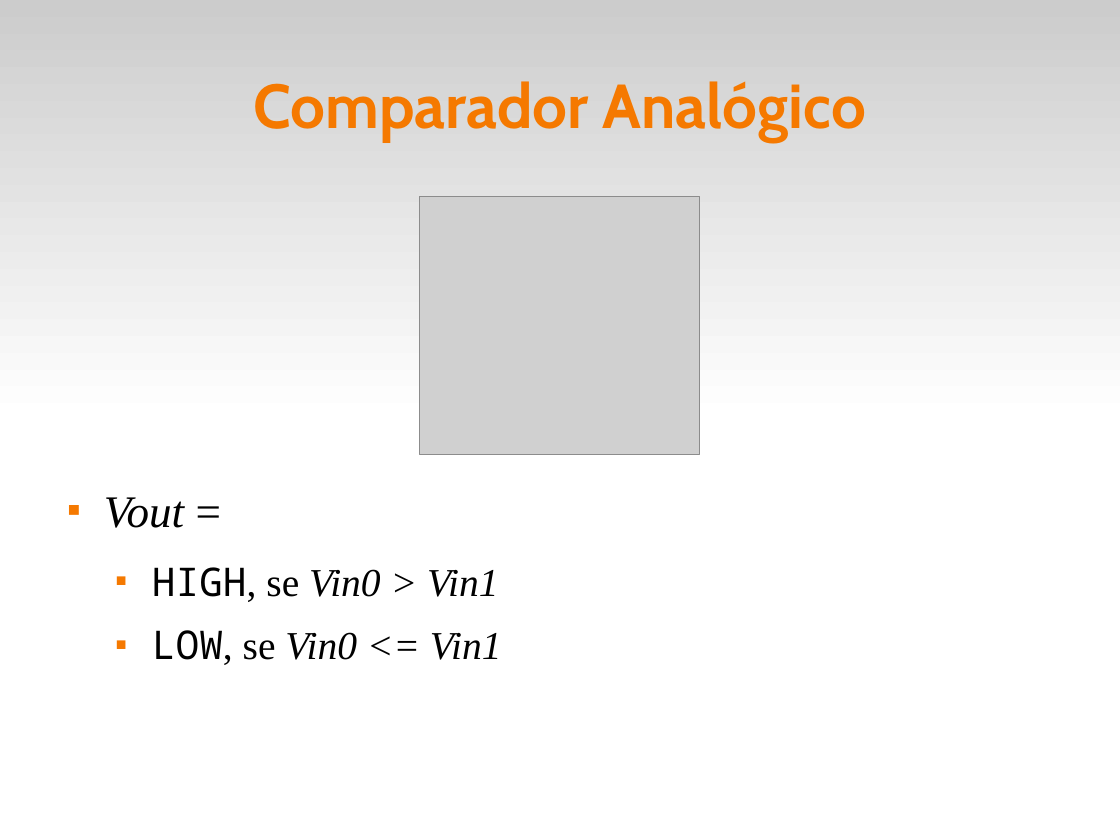
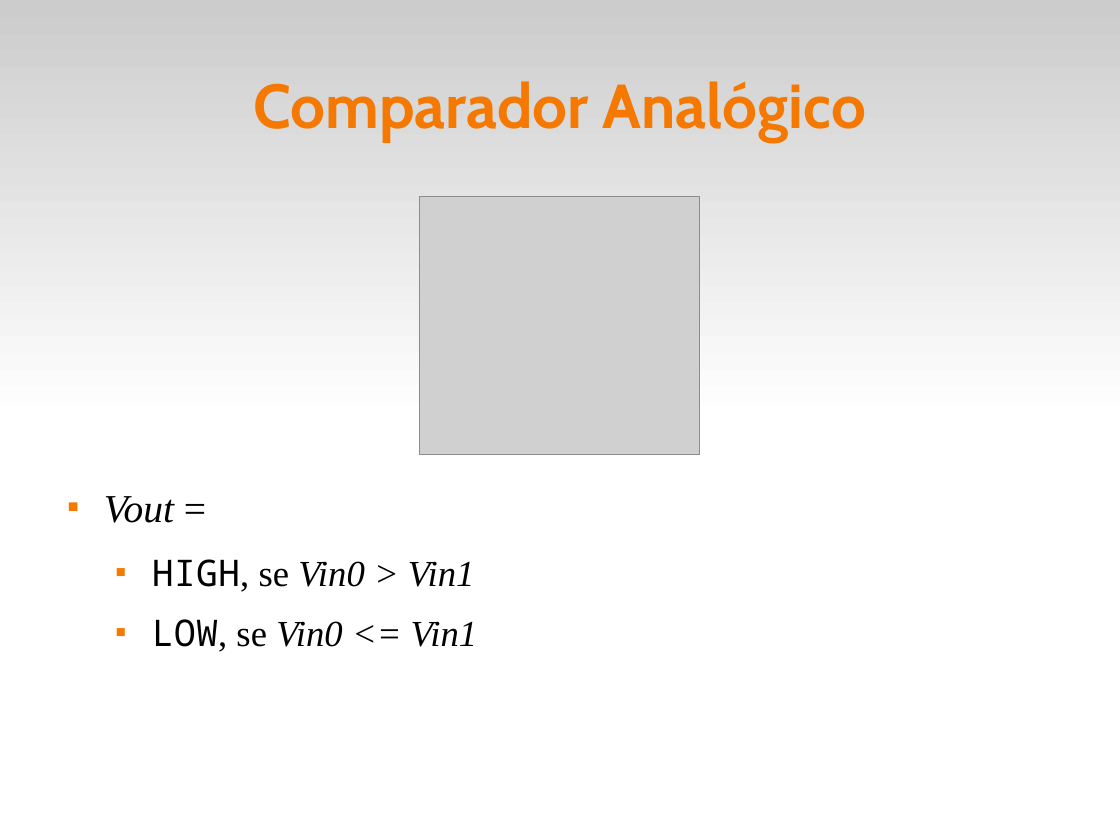
Before and after one commit to fsantanna-uerj/SE, a slide deck: slide 5 of Slides/se-03-adc.odp. Drawn at 1120x840 pixels with LibreOffice and Linux fonts; fonts in the diff are those of the drawing; grey boxes stand for pictures. Boxes give left, top, right and bottom in pixels: in the first picture for what was removed or moved away, otherwise in the second. Text is boxed around its words. In the diff, an @@ line names an element or a change of style, - is before the commit and + after.

```diff
--- a/Slides/se-03-adc.odp
+++ b/Slides/se-03-adc.odp
@@ text "Vout =" at [104,496,478,652]: size 32 to 28 pt in "Vout ="; size 28 to 26 pt in "HIGH, se Vin0 > Vin1", "LOW, se Vin0 <= Vin1" @@
```
Also in this commit, not shown: 1 other slide changed, 5 slides added, 7 slides removed, 2 other files.
